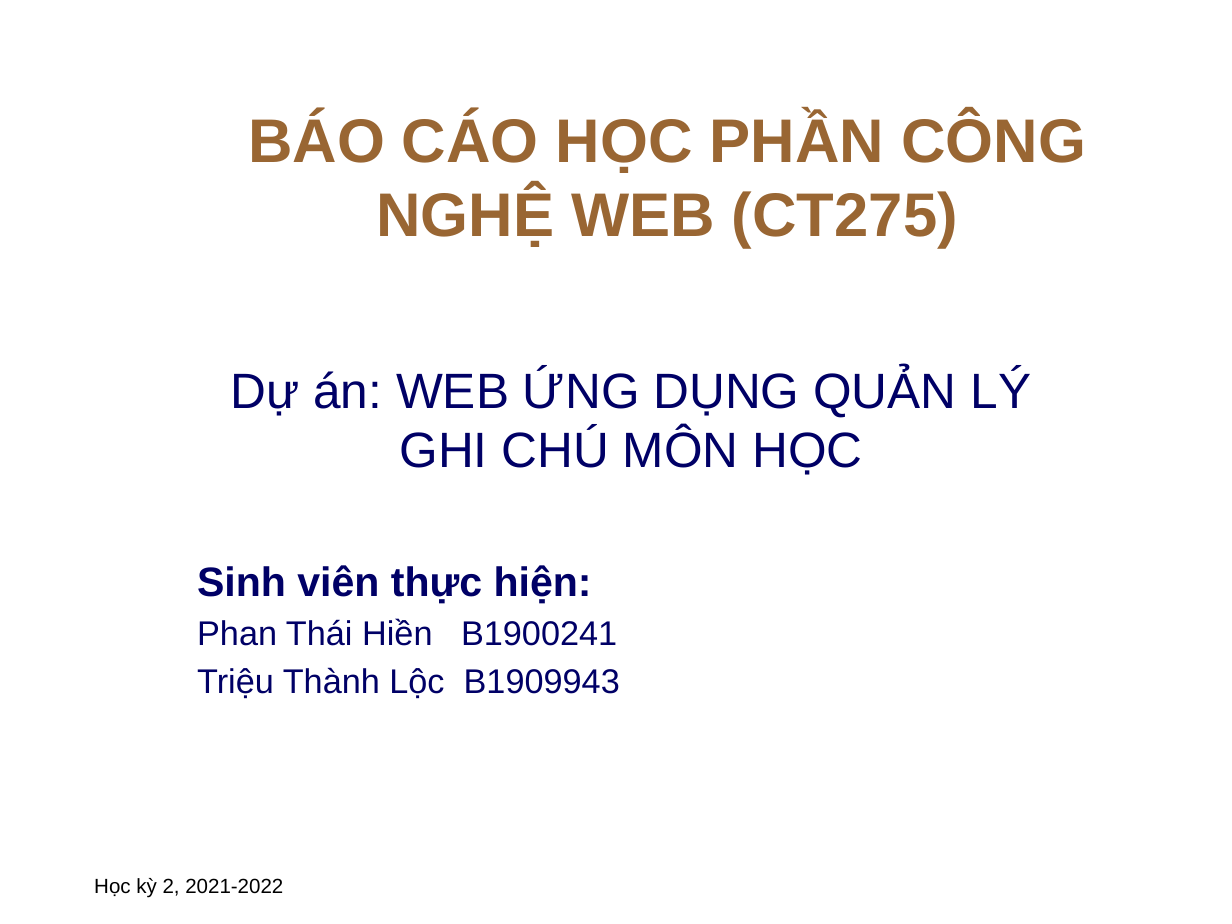
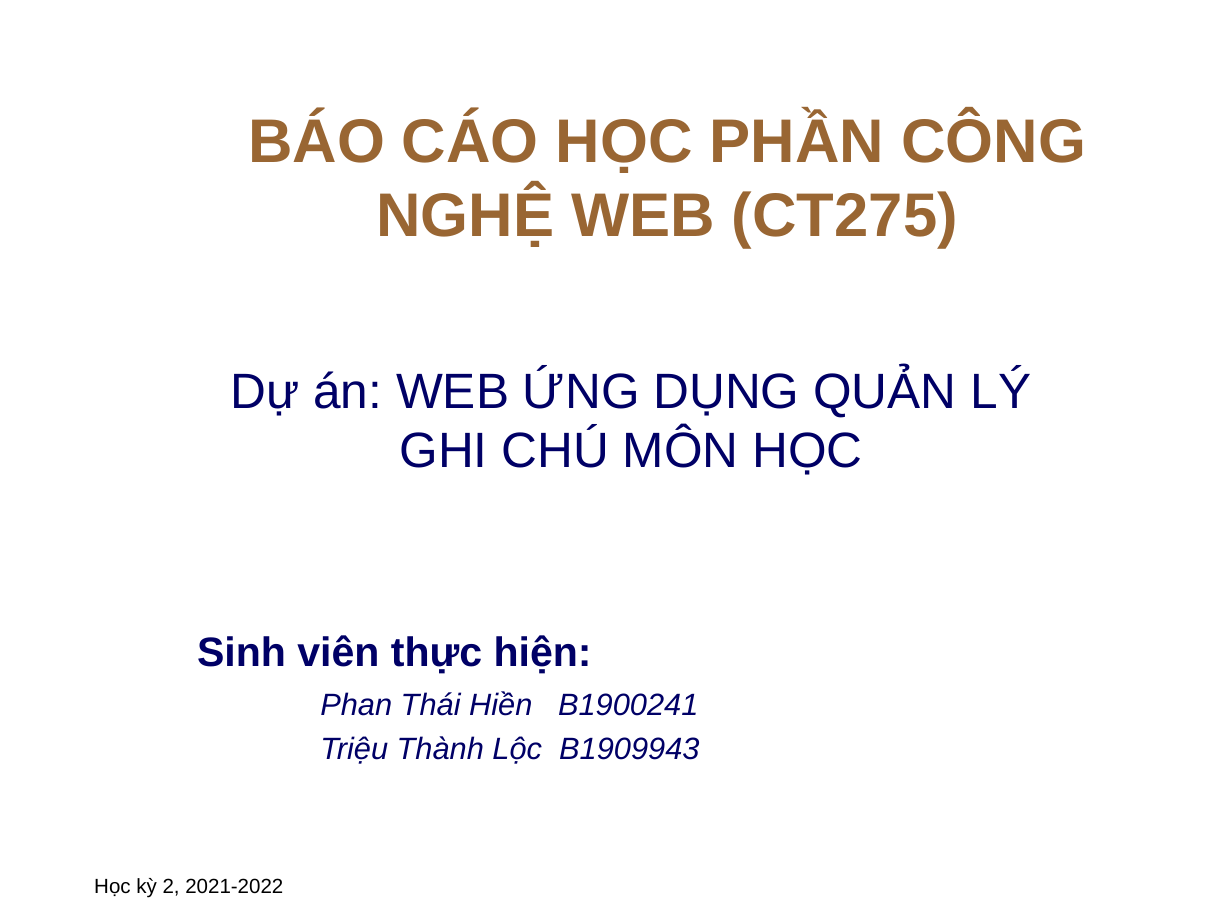
Before and after one commit to ThaiHien-2k/Project_CT275, a slide deck: slide 1 of Project_CT275_PhanThaiHien-TrieuThanhLoc.pptx. Drawn at 1232x924 pixels with LibreOffice and Linux fonts; fonts in the diff are those of the drawing; background and template pictures are left out. Boxes give left, top, right and bottom in pixels: in the first picture for what was removed or moved away, otherwise in the second. Text is boxed around its words. In the diff, an @@ line names an element or a change of style, - is before the commit and + after.

```diff
--- a/Project_CT275_PhanThaiHien-TrieuThanhLoc.pptx
+++ b/Project_CT275_PhanThaiHien-TrieuThanhLoc.pptx
@@ subtitle at (320, 691, 699, 764): size 20 to 18 pt, italic on in "Phan Thái Hiền B1900241", "Triệu Thành Lộc B1909943" @@
```
Also in this commit, not shown: 10 other slides changed, 7 other files.
